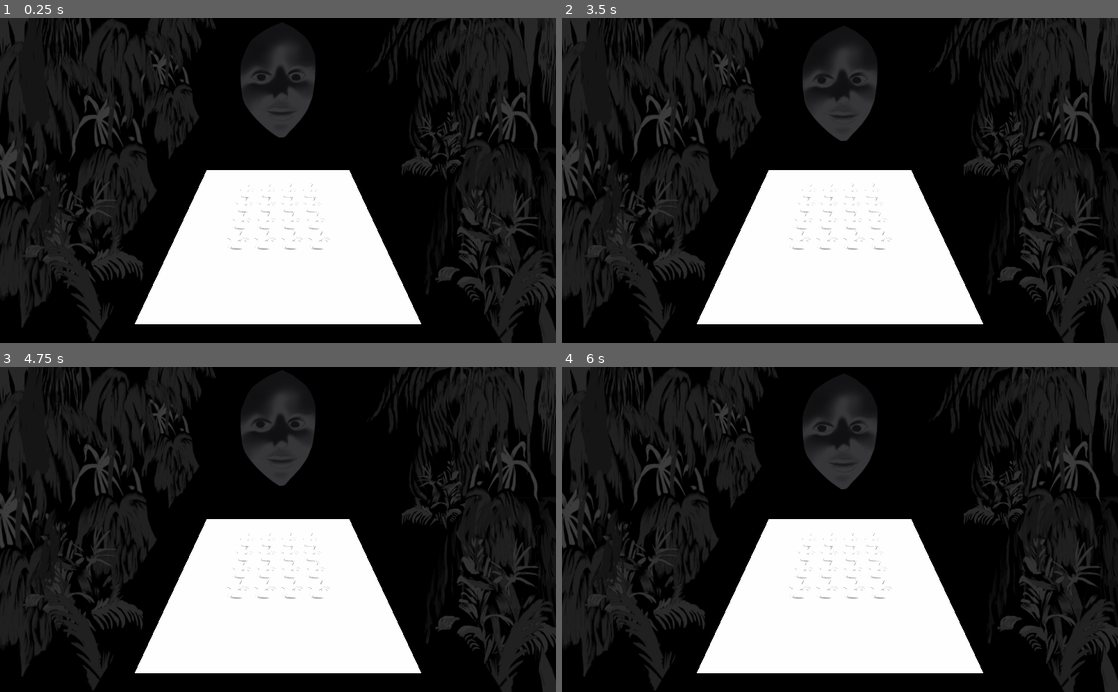
Above: before the commit, frames 1-4 (two rows, left to right).
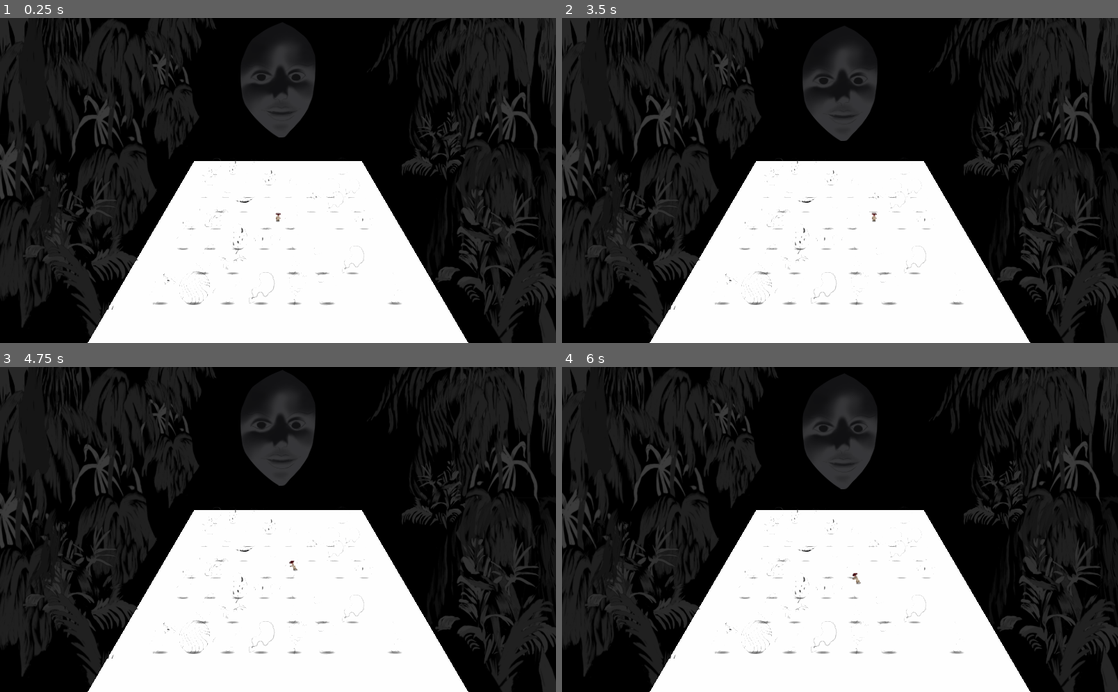
Above: after the commit, the same moments.

Repository: BoringStudio/Golova
Game: Godot game, scene res://game.tscn
Two runs of this game, one before a commit and one after it. Both use one fixed random seed, a clock stepped at 60 frames per second and the inputs below.
Inputs (mouse positions are in pixels of both pictures, inside the frame that each line leads up to):
- Up to frame 1 (0.25 s): no input
- Up to frame 2 (3.5 s): move the mouse to (962, 164) at 0.52 s; press the mouse at (962, 164) at 0.53 s; hold Right (move_right) 0.53-1.25 s; release the mouse at (962, 164) at 1.25 s; drag from (728, 196) to (812, 245) at 1.27 s; move the mouse to (895, 109) at 2.02 s; press the mouse at (895, 109) at 2.03 s; hold Right (move_right) 2.03-2.75 s; release the mouse at (895, 109) at 2.75 s; drag from (812, 245) to (673, 131) at 2.77 s
- Up to frame 3 (4.75 s): move the mouse to (444, 578) at 3.52 s; press the mouse at (444, 578) at 3.53 s; hold Left (move_left) 3.53-4.25 s; release the mouse at (444, 578) at 4.25 s; drag from (111, 480) to (194, 448) at 4.27 s
- Up to frame 4 (6 s): move the mouse to (867, 529) at 5.02 s; press the mouse at (867, 529) at 5.03 s; hold S (move_back) 5.03-5.75 s; release the mouse at (867, 529) at 5.75 s; drag from (756, 448) to (728, 545) at 5.77 s

The runs differ from the first frame. In frame 1, 9.9% of the frame differs, in the area x 15-85%, y 43-100%; in frame 2, 9.9%, in the area x 15-85%, y 18-100%; in frame 3, 9.9%; in frame 4, 9.9%.

Commit message:
Temp

Diff:
--- a/game.gd
+++ b/game.gd
@@ -11,10 +11,9 @@
 
 export(float) var item_width = 1.0
 export(float) var item_height = 1.0
-export(Array, Array, Item) var grid = [[Item.None]]
-
-onready var _rows = len(grid)
-onready var _cols = len(grid[0])
+export(int) var rows = 4
+export(int) var cols = 4
+export(Array, Item) var sequence = []
 
 var eaten_cell: Cell = null
 
@@ -25,72 +24,96 @@
 	_head.connect("finished_eating", self, "_on_finished_eating")
 
 
-func _process(_delta):
-	if eaten_cell == null and Input.is_action_pressed("mark"):
-		var mouse_position = get_viewport().get_mouse_position()
-		var drop_plane = Plane(Vector3(0, 1, 0), 0.1)
-		var mouse_origin = _camera.project_ray_origin(mouse_position)
-		var mouse_target = drop_plane.intersects_ray(mouse_origin, _camera.project_ray_normal(mouse_position))
-		_camera_target.global_transform.origin = mouse_target
-
-		var space_state = get_world().direct_space_state
-		var intersection = space_state.intersect_ray(
-			mouse_origin,
-			mouse_target + (mouse_target - mouse_origin).normalized() * 10.0,
-			[],
-			0xffffffff,
-			false, # collide_with_bodies
-			true # collide_with_areas
-		)
-		if not intersection.empty() and intersection.collider is Cell:
-			intersection.collider.marked = true
-
-
-
 func _regenerate():
 	for n in _items.get_children():
 		_items.remove_child(n)
 		n.queue_free()
 
-	var field_origin = _items.transform.origin - Vector3((_rows - 1) * item_width, 0, (_cols - 1) * item_height) * 0.5
+	if rows == 0 or cols == 0:
+		return
+
+	var field_origin = _items.transform.origin - Vector3((rows - 1) * item_width, 0, (cols - 1) * item_height) * 0.5
 	var field_x = Vector3(item_width, 0, 0)
 	var field_z = Vector3(0, 0, item_height)
 
-	for r in range(0, _rows):
-		var row = grid[r]
-		for c in range(0, _cols):
-			var item = row[c]
+	var total_items = cols * rows
+
+	var grid = []
+	grid += sequence
+
+	while grid.size() < total_items:
+		var variant = randi() % (Item.MAX + 10)
+		if variant >= Item.MAX:
+			grid.append(null)
+		else:
+			grid.append(variant)
+
+	randomize()
+	grid.shuffle()
+
+	for r in range(0, rows):
+		for c in range(0, cols):
+			var i = r * cols + c
+			var item = grid[i]
+			if item == null:
+				continue
 
 			var child = cell.instance()
-			child.set_item(item)
-			child.name = "cell_{0}".format([r * _cols + c])
+			child.item = item
+			child.name = "cell_{0}".format([i])
 			_items.add_child(child)
 			child.transform.origin = field_origin + field_x * r + field_z * c
 			child.connect("marked", self, "_on_item_marked")
 
 
 func _on_time_to_eat():
-	var possible_children = []
-	for n in _items.get_children():
-		if n is Cell and n.marked:
-			possible_children.append(n)
-
-	var child_count = len(possible_children)
-	if child_count == 0:
+	if sequence.empty():
+		_focus_eyes(_camera)
 		return
 
-	var cell_to_eat = randi() % child_count
-	eaten_cell = possible_children[cell_to_eat]
-	_head.eat(eaten_cell)
+	var next_seq_idx = 0
+	var cell_to_eat = null
+	var remaining_cells = []
+	for n in _items.get_children():
+		if n is Cell:
+			remaining_cells.append(n)
+			if n.marked:
+				var seq_idx = sequence.find(n.item)
+				if seq_idx >= 0:
+					next_seq_idx = seq_idx
+					cell_to_eat = n
+					break
+
+	if cell_to_eat == null:
+		remaining_cells.shuffle()
+		for n in remaining_cells:
+			if n.item == sequence[next_seq_idx]:
+				cell_to_eat = n
+				break
+
+	if cell_to_eat != null:
+		sequence.remove(next_seq_idx)
+		eaten_cell = cell_to_eat
+		_focus_eyes(cell_to_eat)
+		_head.eat(eaten_cell)
 
 
 func _on_finished_eating():
 	_items.remove_child(eaten_cell)
 	eaten_cell.queue_free()
 	eaten_cell = null
-	_timer.start()
+	if sequence.empty():
+		_focus_eyes(_camera)
+		_head.make_angry()
+	else:
+		_timer.start()
 
 
-func _on_item_marked(_item):
+func _on_item_marked(item):
+	_focus_eyes(item)
 	if _timer.time_left == 0.0:
 		_timer.start()
+
+
+func _focus_eyes(target: Spatial):
+	_camera_target.global_transform.origin = target.global_transform.origin
--- a/game.tscn
+++ b/game.tscn
@@ -9,16 +9,19 @@
 [ext_resource path="res://game.gd" type="Script" id=7]
 [ext_resource path="res://prefabs/tree_right_2.tscn" type="PackedScene" id=8]
 [ext_resource path="res://prefabs/bottom_leafs_left.tscn" type="PackedScene" id=9]
+[ext_resource path="res://prefabs/player.tscn" type="PackedScene" id=10]
 
 [sub_resource type="BoxShape" id=1]
 extents = Vector3( 1000, 1, 1000 )
 
 [sub_resource type="PlaneMesh" id=2]
-size = Vector2( 8, 8 )
+size = Vector2( 10, 10 )
 
 [node name="Spatial" type="Spatial"]
 script = ExtResource( 7 )
-grid = [ [ 1, 3, 0, 0 ], [ 0, 1, 0, 3 ], [ 0, 2, 0, 0 ], [ 0, 0, 3, 0 ] ]
+rows = 8
+cols = 8
+sequence = [ 2, 10, 18, 4 ]
 
 [node name="StaticBody" type="StaticBody" parent="."]
 
@@ -48,6 +51,8 @@
 
 [node name="Camera" type="Camera" parent="."]
 transform = Transform( 1, 0, 0, 0, 0.819152, 0.573577, 0, -0.573577, 0.819152, 0, 7, 7 )
+
+[node name="Player" parent="." instance=ExtResource( 10 )]
 
 [node name="Trees" type="Spatial" parent="."]
 
--- a/materials/items_atlas.tres
+++ b/materials/items_atlas.tres
@@ -3,6 +3,7 @@
 [ext_resource path="res://textures/items_sprite.png" type="Texture" id=1]
 
 [resource]
-flags = 4
+resource_local_to_scene = true
+flags = 23
 atlas = ExtResource( 1 )
-region = Rect2( 512, 1280, 256, 256 )
+region = Rect2( 0, 0, 256, 256 )
--- a/prefabs/cell.gd
+++ b/prefabs/cell.gd
@@ -1,28 +1,30 @@
 extends Spatial
 class_name Cell
-
-const Item = preload("res://prefabs/item.gd")
 
 signal marked(item)
 
 onready var _sprite = $Sprite
 
-var _item: Item
+var item: int = -1
 var marked: bool = false setget _set_mark
+var height_offset: float = 0.1
 
 
 func _ready():
-	pass
-
-
-func set_item(item: Item):
-	_item = item
+	print(item)
+	var size = 256
+	_sprite.texture.region = Rect2((item % 8) * size, (item / 8) * size, size, size)
+	print(_sprite.texture.region)
 
 
 func _set_mark(value):
+	var changed = marked != value
 	marked = value
-	if marked:
-		_sprite.modulate = Color(1, 0.5, 0.5)
-		emit_signal("marked", _item)
-	else:
-		_sprite.modulate = Color(0, 0, 0)
+	if changed:
+		if marked:
+			_sprite.transform.origin.y += height_offset
+			_sprite.modulate = Color(1, 0.5, 0.5)
+			emit_signal("marked", self)
+		else:
+			_sprite.transform.origin.y -= height_offset
+			_sprite.modulate = Color(0, 0, 0)
--- a/prefabs/cell.tscn
+++ b/prefabs/cell.tscn
@@ -15,7 +15,7 @@
 shape = SubResource( 1 )
 
 [node name="Sprite" type="Sprite3D" parent="."]
-transform = Transform( 0.4, 0, 0, 0, 0.282843, 0.707107, 0, -0.282843, 0.707107, 0, 0.27575, -0.27575 )
+transform = Transform( 0.4, 0, 0, 0, 0.282843, 0.707107, 0, -0.282843, 0.707107, 0, 0.364414, -0.364414 )
 render_priority = 2
 texture = ExtResource( 2 )
 
--- a/prefabs/head.gd
+++ b/prefabs/head.gd
@@ -50,6 +50,10 @@
 	_eyes_animation_player.play("eat")
 
 
+func make_angry():
+	_eyes_animation_player.play("no")
+
+
 func _compute_eye_position(eye: Spatial, sprite: Spatial, target: Vector3):
 	var dir_to_target = target - eye.global_transform.origin
 	sprite.global_transform.origin = eye.global_transform.origin + dir_to_target.normalized() * 0.1
--- a/prefabs/head.tscn
+++ b/prefabs/head.tscn
@@ -128,6 +128,33 @@
 "values": [ Vector3( 0, 0, 0.1 ), Vector3( 0, 0.26051, 0.253645 ), Vector3( 0, 0.261, 0.254 ), Vector3( 0, 0, 0.1 ) ]
 }
 
+[sub_resource type="Animation" id=5]
+resource_name = "no"
+tracks/0/type = "value"
+tracks/0/path = NodePath("EyeLeft/Sprite:translation")
+tracks/0/interp = 1
+tracks/0/loop_wrap = true
+tracks/0/imported = false
+tracks/0/enabled = true
+tracks/0/keys = {
+"times": PoolRealArray( 0, 0.1, 0.3, 0.4 ),
+"transitions": PoolRealArray( 1, 1, 1, 1 ),
+"update": 0,
+"values": [ Vector3( 0, 4.76837e-07, 0.0999998 ), Vector3( -0.227, 0, 0.1 ), Vector3( 0.461111, 4.76837e-07, 0.0999998 ), Vector3( 0, 4.76837e-07, 0.0999998 ) ]
+}
+tracks/1/type = "value"
+tracks/1/path = NodePath("EyeRight/Sprite:translation")
+tracks/1/interp = 1
+tracks/1/loop_wrap = true
+tracks/1/imported = false
+tracks/1/enabled = true
+tracks/1/keys = {
+"times": PoolRealArray( 0, 0.1, 0.3, 0.4 ),
+"transitions": PoolRealArray( 1, 1, 1, 1 ),
+"update": 0,
+"values": [ Vector3( 0, 0, 0.1 ), Vector3( -0.226784, 0, 0.1 ), Vector3( 0.227, 0, 0.1 ), Vector3( 0, 0, 0.1 ) ]
+}
+
 [node name="Head" type="Spatial"]
 script = ExtResource( 3 )
 
@@ -163,6 +190,7 @@
 root_node = NodePath("../Head")
 anims/RESET = SubResource( 3 )
 anims/eat = SubResource( 4 )
+anims/no = SubResource( 5 )
 
 [node name="Ray" parent="." instance=ExtResource( 4 )]
 transform = Transform( 1, 0, 0, 0, 1, -1.71691e-08, 0, 1.71691e-08, 1, 0, 0, 0 )
--- a/prefabs/item.gd
+++ b/prefabs/item.gd
@@ -1,6 +1,26 @@
 enum Item {
-	None,
+	Hands,
+	Bike,
+	Crab,
+	Pyramid,
+	Egg,
+	Scarf,
+	Banana,
+	Neck,
+	Crystal,
+	Rose,
+	Frog,
+	Sand,
+	Cup,
+	Bowl,
 	Apple,
-	Pen,
-	Pineapple,
+	Filre,
+	Ball,
+	Heart,
+	Dragon,
+	Stone,
+	Bag,
+	Mouth,
+
+	MAX
 }
--- a/prefabs/player.gd
+++ b/prefabs/player.gd
@@ -16,9 +16,9 @@
 var current_cell: Cell = null
 var marking: Cell = null
 
+
 func _ready():
 	_sprite.connect("animation_finished", self, "_on_animation_finished")
-	_apply_camera_position()
 
 
 func _process(delta):
@@ -53,21 +53,9 @@
 	if animation != _sprite.animation:
 		_sprite.play(animation)
 
-	_apply_camera_position()
-
 
 func set_cell(cell: Cell):
 	current_cell = cell
-
-
-func _unhandled_input(event):
-	if event is InputEventMouseButton:
-		if event.is_pressed():
-			match event.button_index:
-				BUTTON_WHEEL_UP:
-					_adjust_camera(-1)
-				BUTTON_WHEEL_DOWN:
-					_adjust_camera(1)
 
 
 func _get_direction():
@@ -76,19 +64,6 @@
 		0,
 		Input.get_action_strength("move_back") - Input.get_action_strength("move_forward")
 	)
-
-
-func _adjust_camera(direction: int):
-	camera_distance += scroll_speed * direction
-	_apply_camera_position()
-
-
-func _apply_camera_position():
-	camera_distance = clamp(camera_distance, min_distance, max_distance)
-
-	var direction = Quat(Vector3.RIGHT, -deg2rad(angle)).xform(Vector3.BACK).normalized()
-	_camera.transform.origin = _target.transform.origin + direction * camera_distance
-	_camera.transform = _camera.transform.looking_at(_target.transform.origin, Vector3.UP)
 
 
 func _get_new_animation(direction: Vector3):
@@ -102,5 +77,5 @@
 
 func _on_animation_finished():
 	if marking != null:
-		marking.marked = true
+		marking.marked = !marking.marked
 		marking = null
--- a/prefabs/player.tscn
+++ b/prefabs/player.tscn
@@ -10,12 +10,6 @@
 [node name="Player" type="Spatial"]
 transform = Transform( 1, 0, 0, 0, 1, 0, 0, 0, 1, -0.00387669, 0.00896764, -0.00282717 )
 script = ExtResource( 1 )
-
-[node name="CameraTarget" type="Spatial" parent="."]
-
-[node name="Camera" type="Camera" parent="."]
-transform = Transform( 1, 0, 0, 0, 0.589944, 0.807445, 0, -0.807445, 0.589944, 0.00470996, 2.57748, 2.02308 )
-fov = 44.1
 
 [node name="AnimatedSprite3D" type="AnimatedSprite3D" parent="."]
 transform = Transform( 1, 0, 0, 0, 0.707107, 0.707107, 0, -0.707107, 0.707107, 0, 0.179611, -0.179611 )
--- a/prefabs/ray.tscn
+++ b/prefabs/ray.tscn
@@ -2,14 +2,12 @@
 
 [ext_resource path="res://materials/ray_material.tres" type="Material" id=1]
 
-[sub_resource type="CylinderMesh" id=1]
-top_radius = 0.2
-bottom_radius = 0.2
-height = 0.1
+[sub_resource type="PlaneMesh" id=1]
+size = Vector2( 0.2, 0.2 )
 
 [node name="Ray" type="Spatial"]
 
 [node name="MeshInstance" type="MeshInstance" parent="."]
-transform = Transform( 1.91069e-15, 4.37114e-08, 1, 1, -4.37114e-08, 0, 4.37114e-08, 1, -4.37114e-08, 0, 0, -0.05 )
+transform = Transform( 1, 0, 0, 0, 1, 0, 0, 0, 1, 0, 0, -0.1 )
 mesh = SubResource( 1 )
 material/0 = ExtResource( 1 )
--- a/prefabs/tree_left.tscn
+++ b/prefabs/tree_left.tscn
@@ -7,3 +7,5 @@
 [node name="Sprite3D" type="Sprite3D" parent="."]
 transform = Transform( 0.5, 0, 0, 0, 0.409576, 0.573577, 0, -0.286788, 0.819152, 0, 4.52657, -3.16954 )
 texture = ExtResource( 1 )
+
+[node name="AnimationPlayer" type="AnimationPlayer" parent="."]
Not shown: 1 places in game.tscn that only renumber resources
Not shown: 1 places in prefabs/head.tscn that only renumber resources
Binary file changed: textures/items_sprite.png
Not shown, changed: textures/items_sprite.png~
